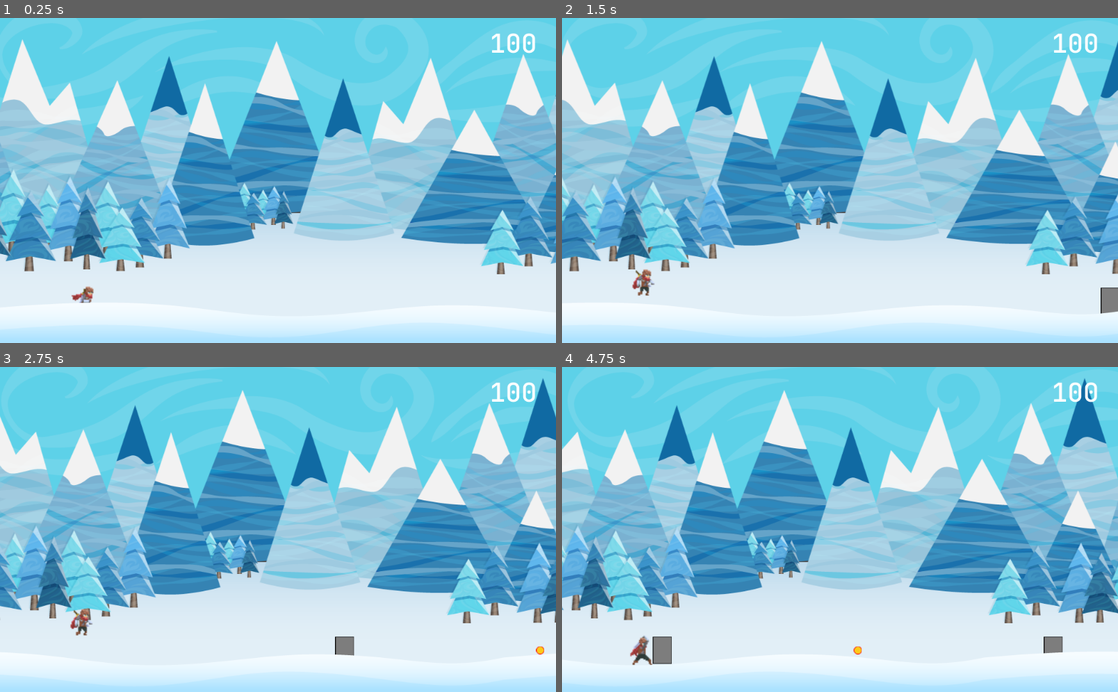
Above: before the commit, frames 1-4 (two rows, left to right).
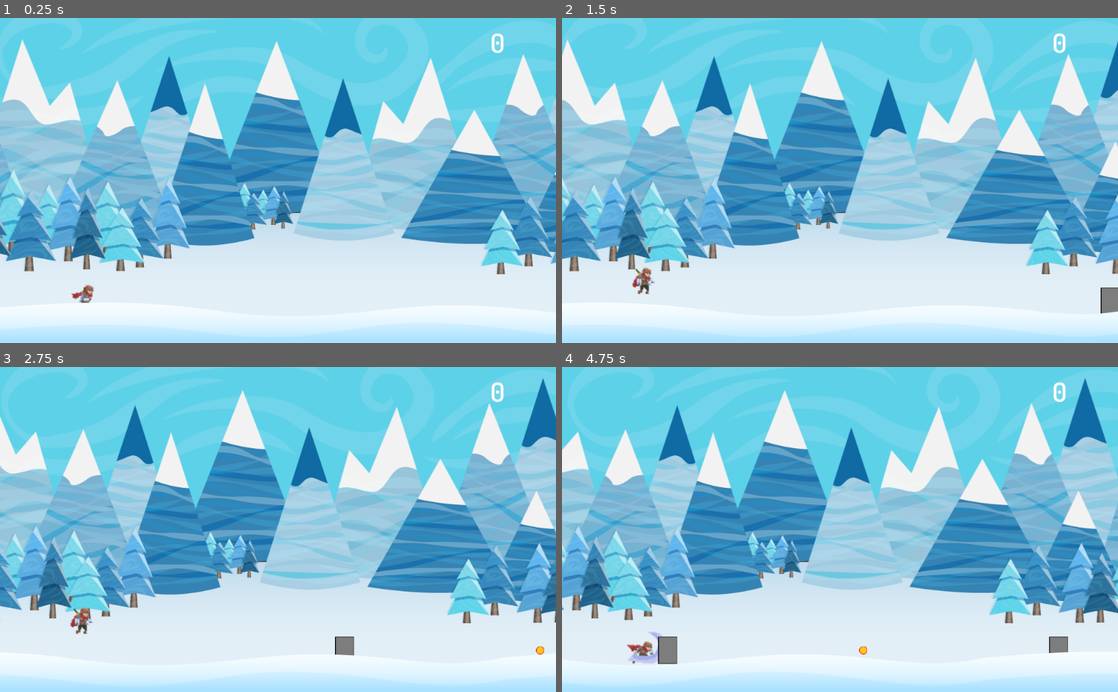
Above: after the commit, the same moments.

Repository: 1shevelov/Monster-Farm-prototype
Game: Godot game, scene res://Game.tscn
Two runs of this game, one before a commit and one after it. Both use one fixed random seed, a clock stepped at 60 frames per second and the inputs below. Sound files missing from this copy of the repository are replaced by a short silence.
Inputs:
- Up to frame 1 (0.25 s): no input
- Up to frame 2 (1.5 s): hold Space (jump) 0.53-1.28 s; tap Space (jump) at 1.35 s
- Up to frame 3 (2.75 s): tap Space (jump) at 1.52, 1.82 s; hold Space (jump) from 2.03 s (still down)
- Up to frame 4 (4.75 s): release Space (jump) at 2.78 s; tap Space (jump) at 2.85, 3.02, 3.32, 4.35, 4.52 s; hold Space (jump) 3.53-4.28 s

The runs differ from the first frame. In frame 1, 0.4% of the frame differs, in the area x 12-97%, y 4-88%; in frame 2, 0.4%; in frame 3, 0.4%; in frame 4, 2.6%, in the area x 0-100%, y 3-92%.

Commit message:
Added avatar attack damage and stones healthpool

Diff:
--- a/HUD/GameOverUI.gd
+++ b/HUD/GameOverUI.gd
@@ -2,10 +2,12 @@
 
 
 func _ready():
+# warning-ignore:return_value_discarded
 	Signals.connect("game_over", self, "on_game_over")
 
 
 func _on_RestartButton_pressed():
+# warning-ignore:return_value_discarded
 	get_tree().reload_current_scene()
 
 
--- a/HUD/ScoreUI.gd
+++ b/HUD/ScoreUI.gd
@@ -2,6 +2,7 @@
 
 
 func _ready():
+# warning-ignore:return_value_discarded
 	Signals.connect("update_score", self, "on_update_score")
 	$RichTextLabel.text = String(Globals.INITIAL_SCORE)
 
--- a/avatar/Avatar.gd
+++ b/avatar/Avatar.gd
@@ -20,8 +20,10 @@
 onready var jump_sound := $JumpSound
 onready var death_sound := $DeathSound
 
-var attack_num := 0
-const STONE_ATTACK_NUM = 3
+#var attack_num := 0
+#const STONE_ATTACK_NUM = 3
+var attack_damage := 10
+var attacked_node: Node2D = null
 
 
 func _ready():
@@ -32,6 +34,10 @@
 	Signals.connect("stone_hit", self, "on_stone_hit")
 # warning-ignore:return_value_discarded
 	Signals.connect("attack_damage", self, "on_attack_damage")
+# warning-ignore:return_value_discarded
+	Signals.connect("killed", self, "on_killed")
+
+	randomize()
 
 
 func _physics_process(delta):
@@ -44,7 +50,8 @@
 			velocity = Vector2.ZERO
 			velocity.y -= jump_velocity
 			animation.play("Jump")
-			jump_sound.play()
+			if not Globals.SILENT_MODE:
+				jump_sound.play()
 			state = IDLE
 		ATTACK:
 			animation.play("Attack")
@@ -80,12 +87,9 @@
 	Signals.emit_signal("update_score", score)
 
 
-func on_stone_hit(to_remove: int):
-#	score -= to_remove
-#	Signals.emit_signal("update_score", score)
-#	if score <= 0:
-#		kill_avatar()
+func on_stone_hit(stone: Node2D):
 	state = ATTACK
+	attacked_node = stone
 	Globals.world_speed = Globals.ZERO_WORLD_SPEED
 	$AttackTimer.start()
 	Signals.emit_signal("attack_start")
@@ -96,7 +100,8 @@
 	self.hide()
 	Signals.disconnect("coin_picked", self, "on_coin_picked")
 	Signals.disconnect("stone_hit", self, "on_stone_hit")
-	death_sound.play()
+	if not Globals.SILENT_MODE:
+		death_sound.play()
 	Signals.emit_signal("game_over")
 	yield(death_sound, "finished")
 	queue_free()
@@ -107,10 +112,13 @@
 
 
 func on_attack_damage():
-	attack_num += 1
-	print("attack")
-	if attack_num == STONE_ATTACK_NUM:
-		attack_num = 0
+	attacked_node.receive_damage(attack_damage)
+	print("attack on ", attack_damage)
+
+
+func on_killed(killed_node: Node2D) -> void:
+	if attacked_node == killed_node:
+		print (killed_node, " killed")
 		$AttackTimer.stop()
 		state = RUN
 		Globals.world_speed = Globals.DEFAULT_WORLD_SPEED
--- a/avatar/Avatar.tscn
+++ b/avatar/Avatar.tscn
@@ -22,7 +22,7 @@
 "frames": [ ExtResource( 14 ), ExtResource( 15 ), ExtResource( 16 ), ExtResource( 12 ), ExtResource( 13 ), ExtResource( 11 ) ],
 "loop": true,
 "name": "Attack",
-"speed": 5.0
+"speed": 6.0
 }, {
 "frames": [ ExtResource( 3 ), ExtResource( 5 ), ExtResource( 6 ), ExtResource( 7 ) ],
 "loop": true,
@@ -60,7 +60,6 @@
 shape = SubResource( 3 )
 
 [node name="AttackTimer" type="Timer" parent="."]
-wait_time = 0.8
 
 [node name="JumpSound" type="AudioStreamPlayer" parent="."]
 stream = ExtResource( 10 )
--- a/background/GroundCollision.tscn
+++ b/background/GroundCollision.tscn
@@ -8,5 +8,5 @@
 [node name="StaticBody2D" type="StaticBody2D" parent="."]
 
 [node name="CollisionShape2D" type="CollisionShape2D" parent="StaticBody2D"]
-position = Vector2( 513, 570 )
+position = Vector2( 513, 567 )
 shape = SubResource( 3 )
--- a/objects/Coin.gd
+++ b/objects/Coin.gd
@@ -3,14 +3,15 @@
 onready var pickup_sound := $PickupSound
 
 
-func _physics_process(delta):
+func _physics_process(_delta):
 	move()
 
 
 func _on_Pickup_body_entered(body: Node):
 	if body.name == "Avatar":
 		self.hide()
-		pickup_sound.play()
+		if not Globals.SILENT_MODE:
+			pickup_sound.play()
 		Signals.emit_signal("coin_picked", 1)
 		yield(pickup_sound, "finished")
 		queue_free()
--- a/objects/Stone.gd
+++ b/objects/Stone.gd
@@ -1,6 +1,8 @@
 extends "../scripts/ScrollMovement.gd"
 
 onready var hit_sound := $HitSound
+
+onready var health_pool: int = round(rand_range(Globals.STONE_HEALTH_MIN, Globals.STONE_HEALTH_MAX))
 
 
 func _physics_process(_delta):
@@ -9,9 +11,19 @@
 
 func _on_Obstacle_body_entered(body: Node):
 	if body.name == "Avatar":
-		hit_sound.play()
-		Signals.emit_signal("stone_hit", 10)
+		if not Globals.SILENT_MODE:
+			hit_sound.play()
+		Signals.emit_signal("stone_hit", self)
 
 
 func _on_VisibilityNotifier2D_screen_exited():
 	queue_free()
+
+
+func receive_damage(amount: int) -> void:
+	health_pool -= amount
+	print(self, " has health = ", health_pool)
+	if health_pool <= 0:
+		Signals.emit_signal("killed", self)
+#		die effect or sound?
+		queue_free()
--- a/objects/Stone.tscn
+++ b/objects/Stone.tscn
@@ -5,8 +5,9 @@
 [ext_resource path="res://objects/Stone.gd" type="Script" id=3]
 [ext_resource path="res://assets/sounds/stone-hit.wav" type="AudioStream" id=4]
 
-[sub_resource type="RectangleShape2D" id=1]
-extents = Vector2( 16.5, 24 )
+[sub_resource type="CapsuleShape2D" id=1]
+radius = 23.0
+height = 0.0
 
 [node name="Stone" type="Node2D"]
 script = ExtResource( 3 )
@@ -17,7 +18,7 @@
 [node name="Obstacle" parent="." instance=ExtResource( 1 )]
 
 [node name="CollisionShape2D" type="CollisionShape2D" parent="Obstacle"]
-position = Vector2( 0.5, 0 )
+position = Vector2( -5, 2 )
 shape = SubResource( 1 )
 
 [node name="VisibilityNotifier2D" type="VisibilityNotifier2D" parent="."]
--- a/scripts/Globals.gd
+++ b/scripts/Globals.gd
@@ -1,7 +1,12 @@
 extends Node
 
-const DEFAULT_WORLD_SPEED := 10
+const DEFAULT_WORLD_SPEED := 10.0
 const ZERO_WORLD_SPEED := 0.0001
 var world_speed := DEFAULT_WORLD_SPEED
 
-const INITIAL_SCORE := 100
+const INITIAL_SCORE := 0
+
+const SILENT_MODE := true
+
+const STONE_HEALTH_MIN := 28
+const STONE_HEALTH_MAX := 48
--- a/scripts/Signals.gd
+++ b/scripts/Signals.gd
@@ -14,3 +14,5 @@
 signal attack_damage
 # warning-ignore:unused_signal
 signal attack_finished
+# warning-ignore:unused_signal
+signal killed
